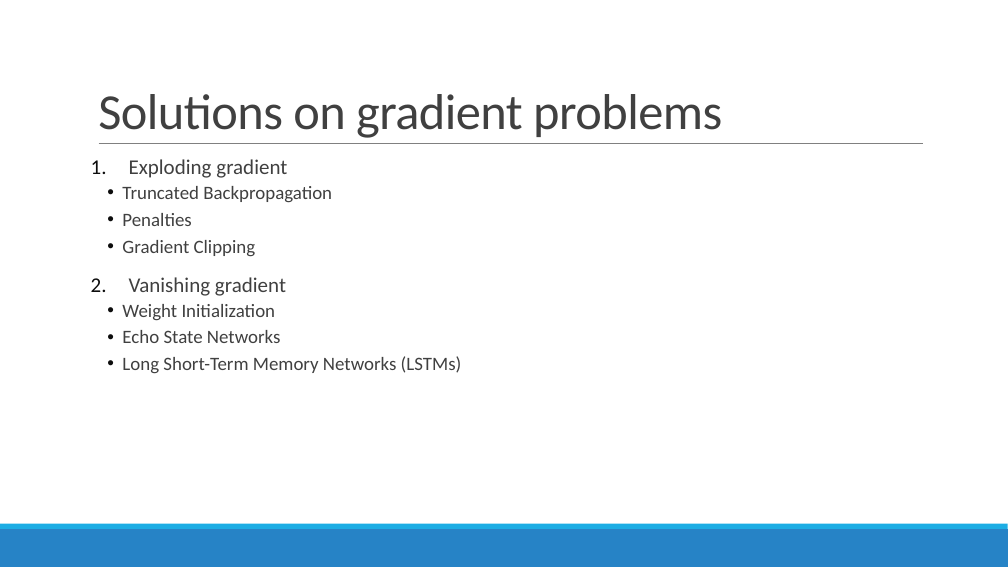
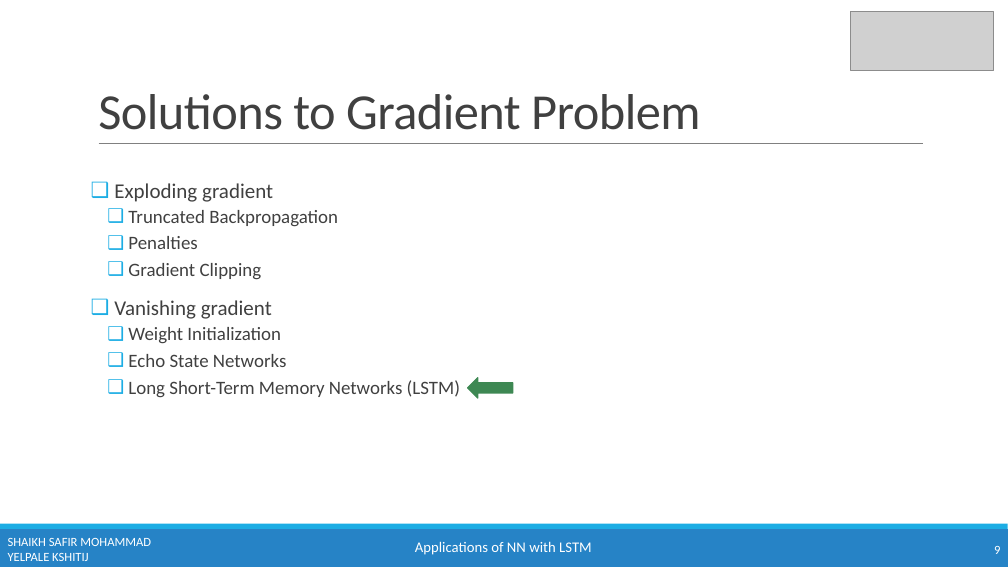
Before and after one commit to kshitijyelpale/LFD-Application-of-NN-in-LSTM, a slide deck: slide 9 of Documentation/LSTM Presentation.pptx (slide 11 before the commit). Drawn at 1008x567 pixels with LibreOffice and Linux fonts; fonts in the diff are those of the drawing; grey boxes stand for pictures. Boxes give left, top, right and bottom in pixels: in the first picture for what was removed or moved away, otherwise in the second. Text is boxed around its words. In the diff, an @@ line names an element or a change of style, - is before the commit and + after.

```diff
--- a/Documentation/LSTM Presentation.pptx
+++ b/Documentation/LSTM Presentation.pptx
@@ picture added at (x1=851, y1=11, x2=994, y2=70) @@
@@ title at (x1=98, y1=94, x2=701, y2=130): text changed @@
-Solutions on gradient problems
+Solutions to Gradient Problem
@@ text "Exploding gradient" moved from (x1=122, y1=159, x2=462, y2=374) to (x1=114, y1=183, x2=460, y2=398) @@
@@ text at (x1=114, y1=183, x2=338, y2=367): bullet 1. to ❑; bullet colour #0D0D0D to #1CADE4; bullet • to ❑ @@
@@ text at (x1=128, y1=380, x2=460, y2=398): text changed @@
-  • Long Short-Term Memory Networks (LSTMs)
+  ❑ Long Short-Term Memory Networks (LSTM)
@@ left arrow added at (x1=468, y1=378, x2=513, y2=399), fill #3E8853, outline #3E8853 1.25 pt @@
@@ text added at (x1=8, y1=538, x2=151, y2=561), 12 pt, text #FFFFFF @@
+SHAIKH SAFIR MOHAMMAD
+YELPALE KSHITIJ
@@ text added at (x1=415, y1=541, x2=592, y2=555), 14 pt, text #FFFFFF @@
+Applications of NN with LSTM
@@ page number added at (x1=994, y1=546, x2=1000, y2=554), 12 pt, text #FFFFFF @@
+9
```
Also in this commit, not shown: 24 other slides changed, 6 slides added, 6 slides removed.
